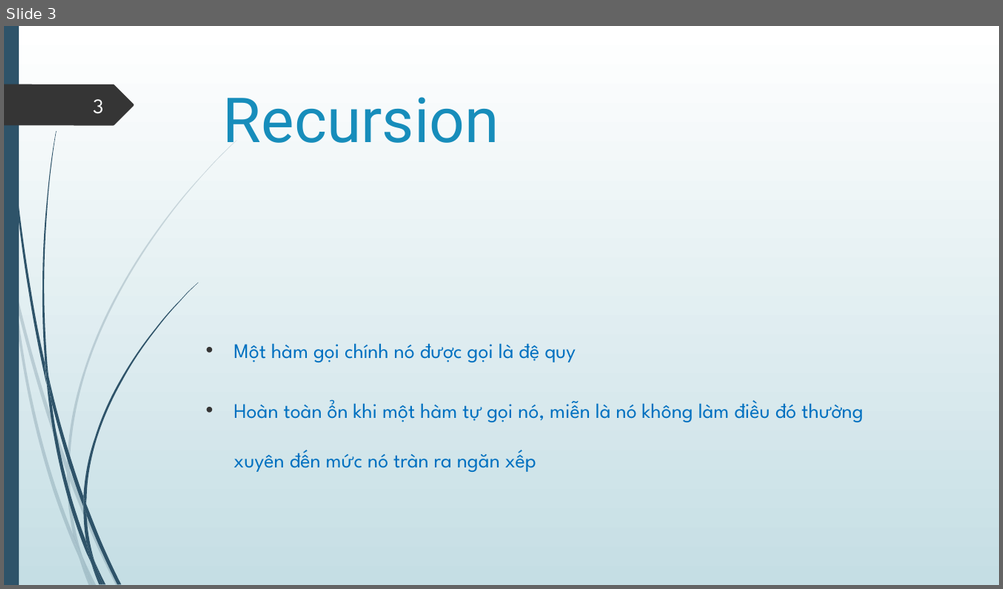
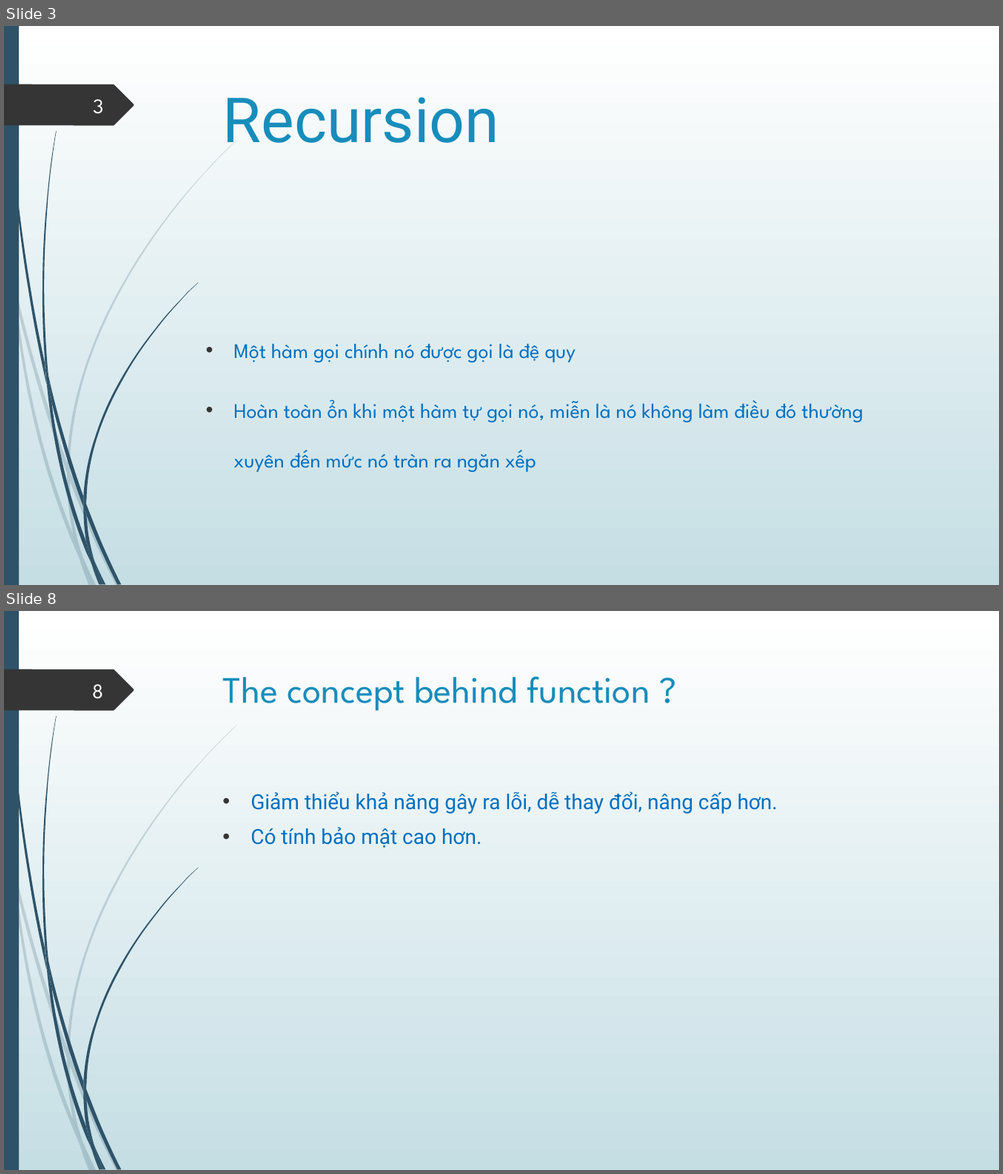
Before and after one commit to lionheartmettle/Bai-Tap-JS-TungNT72-, a slide deck: Slide/TungNT72.pptx. Shown one above the other, each under a label of ours: slide 3 before the commit, slides 3 and 8 after it; the slides between them are not shown. The pictures are 1003x589 and 1003x1174 pixels, drawn with LibreOffice and Linux fonts; fonts in the diff are those of the drawing. Boxes give left, top, right and bottom in pixels: in the first picture for what was removed or moved away, otherwise in the second. Text is boxed around its words. In the diff, an @@ line names an element or a change of style, - is before the commit and + after.

```diff
--- a/Slide/TungNT72.pptx
+++ b/Slide/TungNT72.pptx
@@ slide 8 added at (4,611,999,1170), background gradient #FFFFFF to #C5DEE5; not listed: 24 template elements that a slide beside it also shows @@
@@ title added at (223,676,649,711), 36 pt, text #178DBB @@
+The concept behind function ?
@@ page number added at (92,684,103,699), 20 pt, text #FEFFFF @@
+8
@@ text added at (250,792,777,848), 20 pt, text #0070C0 @@
+• Giảm thiểu khả năng gây ra lỗi, dễ thay đổi, nâng cấp hơn.
+• Có tính bảo mật cao hơn.
```
Also in this commit, not shown: 1 slide changed, 4 other slides added, 10 other files.
